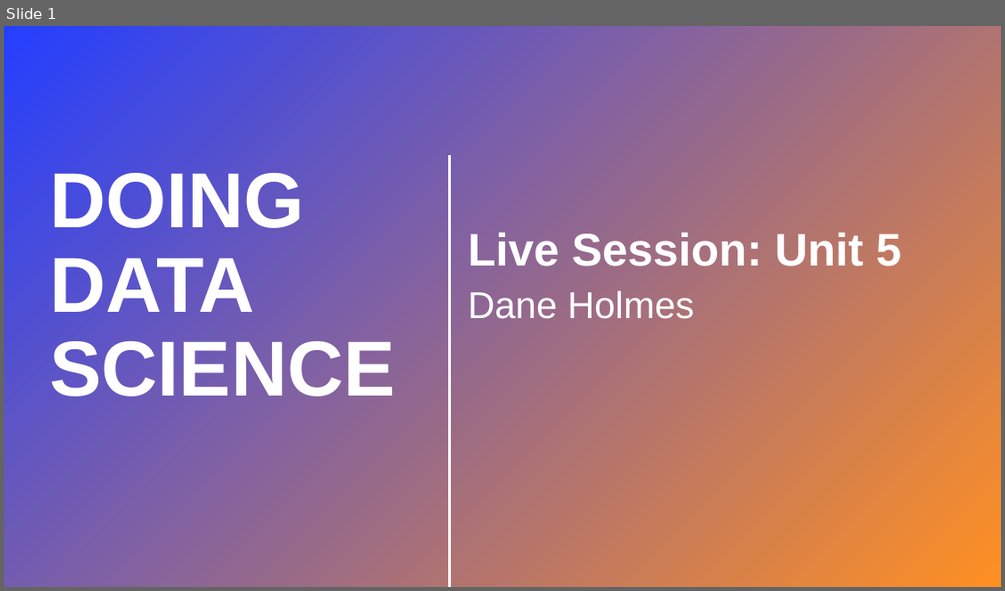
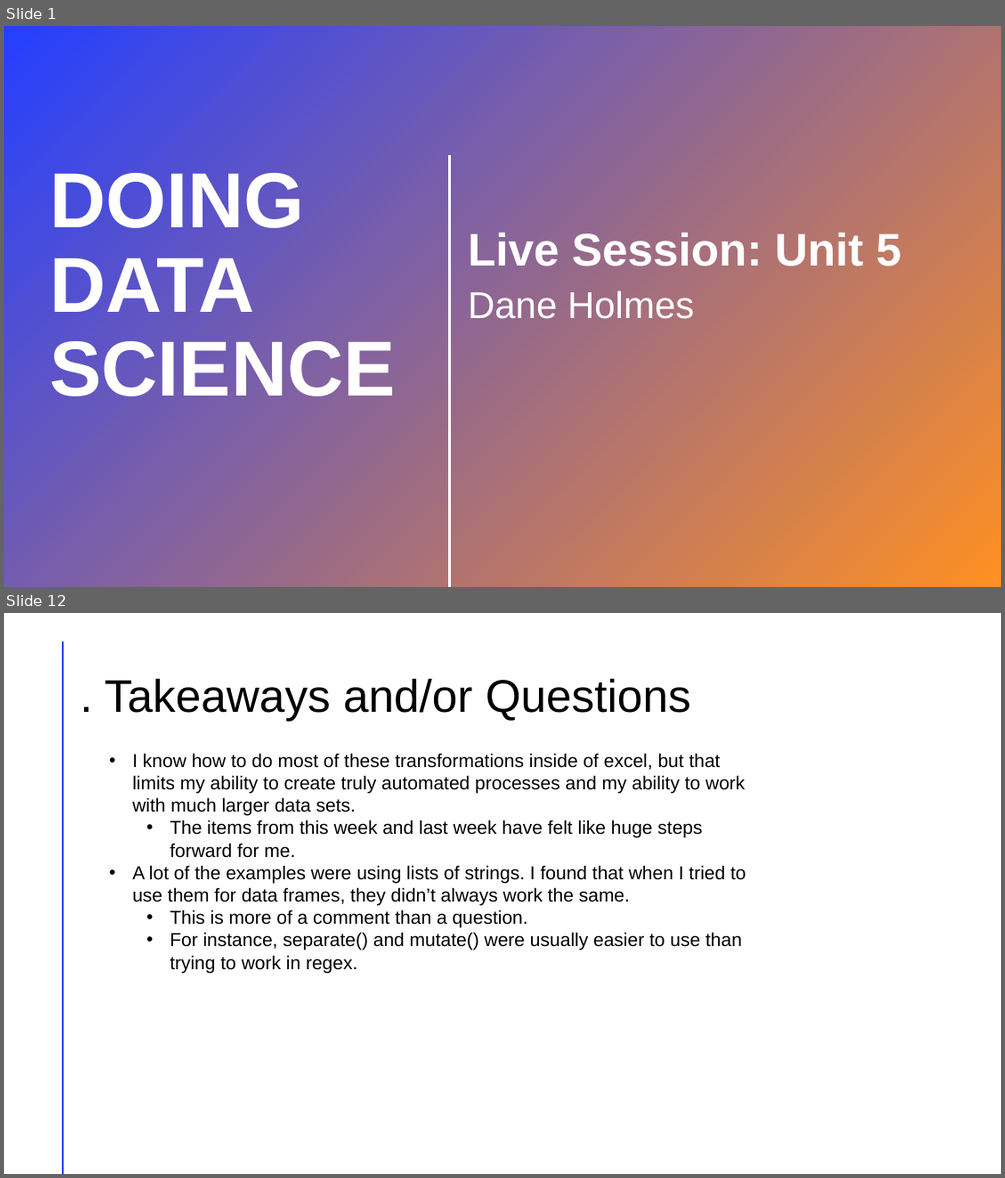
Before and after one commit to cdholmes11/Doing_Data_Science, a slide deck: Unit-5/Dane_Holmes_Live_Session_5.pptx. Shown one above the other, each under a label of ours: slide 1 before the commit, slides 1 and 12 after it; the slides between them are not shown. The pictures are 1005x591 and 1005x1178 pixels, drawn with LibreOffice and Linux fonts; fonts in the diff are those of the drawing; background and template pictures are left out; a plain dark background stands for a picture behind light text. Boxes give left, top, right and bottom in pixels: in the first picture for what was removed or moved away, otherwise in the second. Text is boxed around its words. In the diff, an @@ line names an element or a change of style, - is before the commit and + after.

```diff
--- a/Unit-5/Dane_Holmes_Live_Session_5.pptx
+++ b/Unit-5/Dane_Holmes_Live_Session_5.pptx
@@ slide 12 added at [4, 613, 1001, 1174], background #FFFFFF @@
@@ line added from (63, 642) to (63, 1173), #FF9022 2 pt @@
@@ title added at [105, 678, 691, 721], 44 pt, text #000000 @@
+. Takeaways and/or Questions
@@ text added at [132, 753, 745, 973], 18 pt, text #000000 @@
+• I know how to do most of these transformations inside of excel, but that limits my ability to create truly automated processes and my ability to work with much larger data sets.
+  • The items from this week and last week have felt like huge steps forward for me.
+• A lot of the examples were using lists of strings. I found that when I tried to use them for data frames, they didn’t always work the same.
+  • This is more of a comment than a question.
+  • For instance, separate() and mutate() were usually easier to use than trying to work in regex.
```
Also in this commit, not shown: 1 slide changed, 9 other slides added, 2 slides removed, 9 other files.
